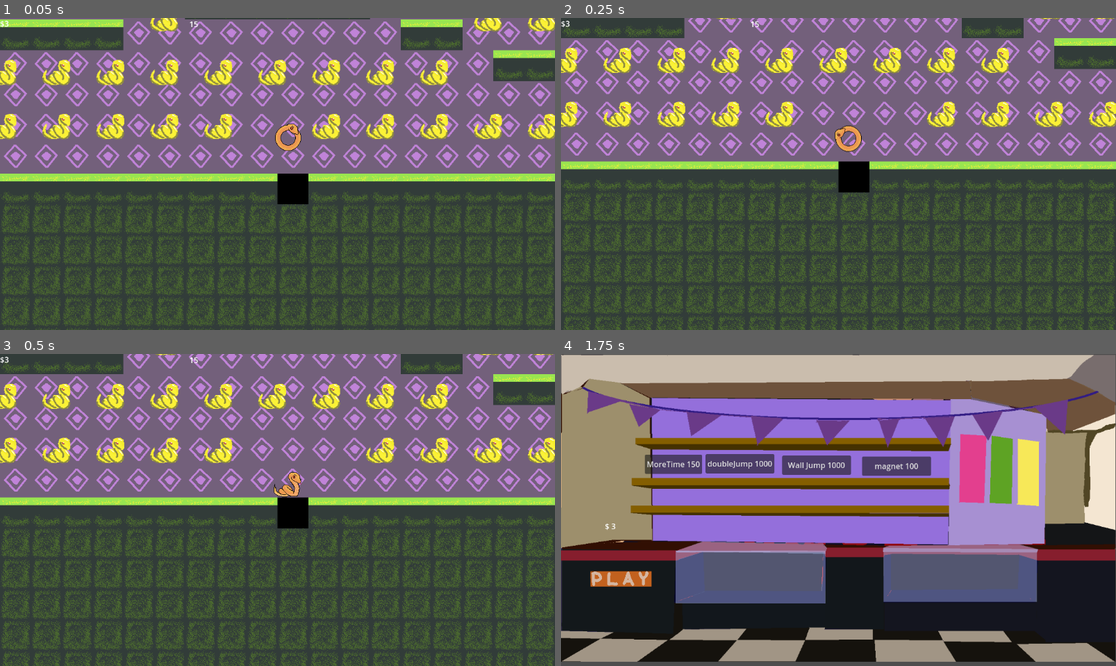
Above: before the commit, frames 1-4 (two rows, left to right).
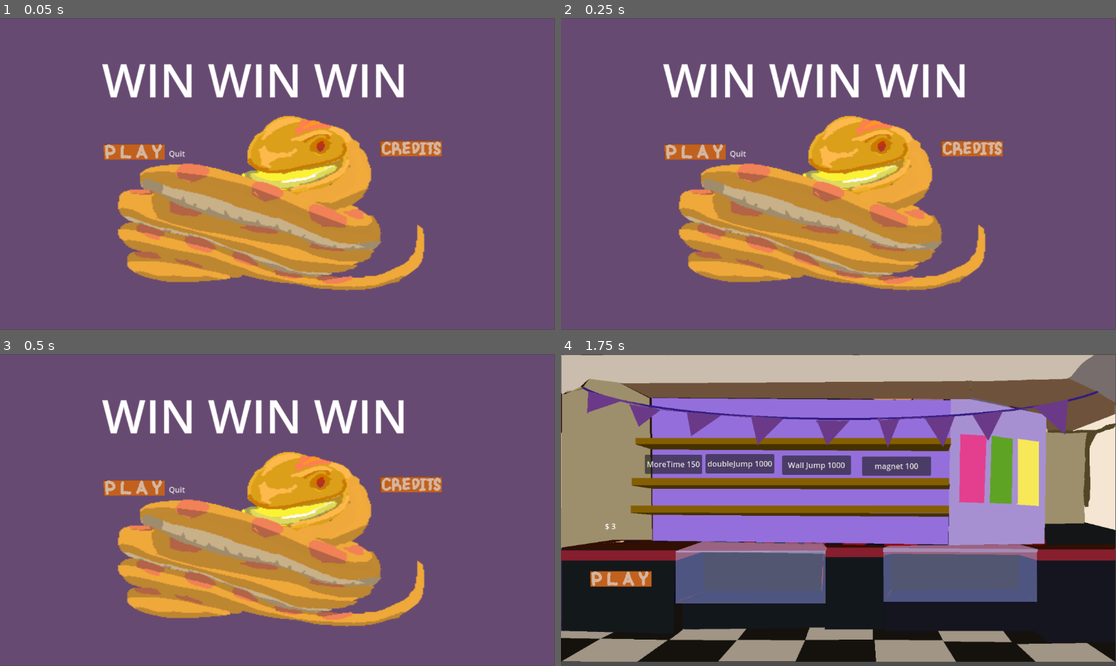
Above: after the commit, the same moments.

Repository: tgruenewald/LD58
Game: Godot game, scene res://scenes/main_menu.tscn
Same seed, same stepped clock (60 frames per second), same inputs: the game is played once before the commit and once after it. Before the commit the project starts from res://scenes/maintest.tscn.
Inputs (mouse positions are in pixels of both pictures, inside the frame that each line leads up to):
- Up to frame 1 (0.05 s): no input
- Up to frame 2 (0.25 s): no input
- Up to frame 3 (0.5 s): no input
- Up to frame 4 (1.75 s): click (694, 491) at 0.52 s; tap Enter (ui_accept) at 1.25, 1.52 s; hold Right (ui_right) from 1.28 s (still down); hold R from 1.28 s (still down)

The runs differ from the first frame. In frame 1, 74% of the frame differs, in the area x 0-100%, y 0-100%; in frame 2, 75%; in frame 3, 75%; in frame 4, nothing differs.

Commit message:
able to deploy to web

Diff:
--- a/project.godot
+++ b/project.godot
@@ -11,7 +11,7 @@
 [application]
 
 config/name="WIN WIN WIN"
-run/main_scene="uid://cbyog2hsvus8d"
+run/main_scene="uid://vndmqgxdor5r"
 config/features=PackedStringArray("4.4", "Forward Plus")
 config/icon="res://icon.svg"
 
@@ -19,3 +19,8 @@
 
 Master="*res://scenes/master.tscn"
 Music="*res://scenes/music.tscn"
+
+[rendering]
+
+renderer/rendering_method="gl_compatibility"
+renderer/rendering_method.mobile="gl_compatibility"
Not shown, added: Scripts/credits.gd.uid
Not shown: 1 places in scenes/credits.tscn that only renumber resources
